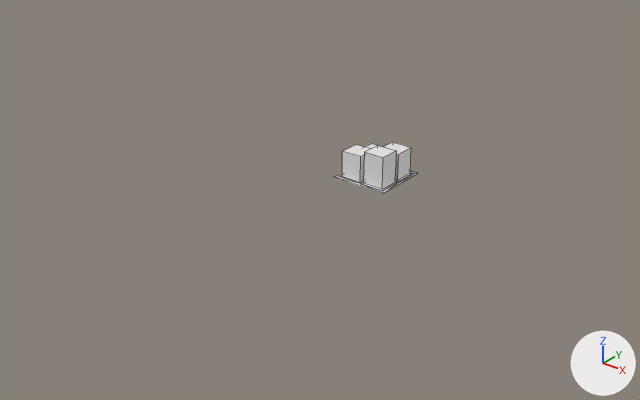
What one commit did to the Blender file Assets/Models/TempCityBlock.blend.
The view is the same before and after, from a camera (50 mm lens) standing at (76.6, -110.7, 60.4) and looking at (-8.7, -4.1, -5.7). Lighting does not change. The marker at lower right points along +X, +Y and +Z. Mesh edges are drawn as thin lines.
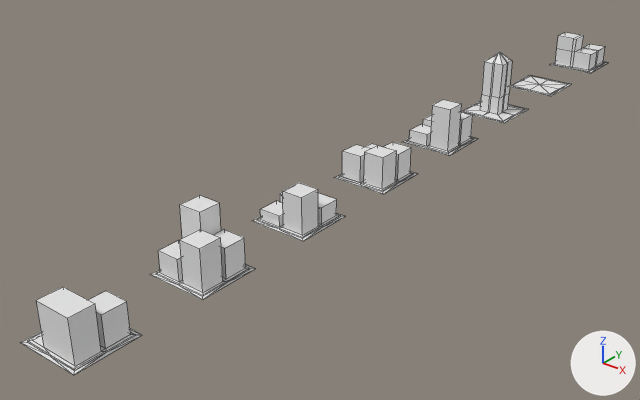
Pixel boxes [x1, y1, x2, y2] of what changed, in the pictures (640 x 400 px):
```json
{"object": "Plane.007", "change": "added", "after": [21, 287, 142, 375]}
{"object": "Plane.005", "change": "added", "after": [150, 195, 255, 300]}
{"object": "Plane.001", "change": "added", "after": [253, 183, 345, 241]}
{"object": "Plane.002", "change": "added", "after": [403, 100, 477, 156]}
{"object": "Plane.003", "change": "added", "after": [462, 52, 528, 123]}
{"object": "Plane.006", "change": "added", "after": [549, 32, 608, 73]}
{"object": "Plane.004", "change": "added", "after": [510, 75, 571, 96]}
```

Scene script edits in JSON lines:
```json
{"op": "add", "block": "me_plane_008", "code": ["me_plane_008 = bpy.data.meshes.new('Plane.008')", "me_plane_008.from_pydata(...)  # 46 vertices, 51 faces; spans x -1.0..1.0, y -1.0..1.0, z -0.04..1.29"]}
{"op": "add", "block": "me_plane_007", "code": ["me_plane_007 = bpy.data.meshes.new('Plane.007')", "me_plane_007.from_pydata(...)  # 54 vertices, 60 faces; spans x -1.0..1.0, y -1.0..1.0, z -0.04..1.3"]}
{"op": "add", "block": "me_plane_006", "code": ["me_plane_006 = bpy.data.meshes.new('Plane.006')", "me_plane_006.from_pydata(...)  # 52 vertices, 57 faces; spans x -1.0..1.0, y -1.0..1.0, z -0.04..1.69"]}
{"op": "add", "block": "me_plane_004", "code": ["me_plane_004 = bpy.data.meshes.new('Plane.004')", "me_plane_004.from_pydata(...)  # 21 vertices, 28 faces; spans x -1.0..1.0, y -1.0..1.0, z -0.04..0.0"]}
{"op": "add", "block": "me_plane_003", "code": ["me_plane_003 = bpy.data.meshes.new('Plane.003')", "me_plane_003.from_pydata(...)  # 57 vertices, 68 faces; spans x -1.0..1.0, y -1.0..1.0, z -0.04..2.36"]}
{"op": "add", "block": "me_plane_002", "code": ["me_plane_002 = bpy.data.meshes.new('Plane.002')", "me_plane_002.from_pydata(...)  # 52 vertices, 57 faces; spans x -1.0..1.0, y -1.0..1.0, z -0.04..1.56"]}
{"op": "add", "block": "me_plane_001", "code": ["me_plane_001 = bpy.data.meshes.new('Plane.001')", "me_plane_001.from_pydata(...)  # 48 vertices, 55 faces; spans x -1.0..1.0, y -1.0..1.0, z -0.04..1.2"]}
{"op": "add", "block": "ob_plane_007", "code": ["ob_plane_007 = bpy.data.objects.new('Plane.007', me_plane_008)", "ob_plane_007.location = (0.0, -60.0, 0.0)", "ob_plane_007.scale = (5.0, 5.0, 5.0)"]}
{"op": "add", "block": "ob_plane_006", "code": ["ob_plane_006 = bpy.data.objects.new('Plane.006', me_plane_007)", "ob_plane_006.location = (0.0, 80.0, 0.0)", "ob_plane_006.scale = (5.0, 5.0, 5.0)"]}
{"op": "add", "block": "ob_plane_005", "code": ["ob_plane_005 = bpy.data.objects.new('Plane.005', me_plane_006)", "ob_plane_005.location = (0.0, -40.0, 0.0)", "ob_plane_005.scale = (5.0, 5.0, 5.0)"]}
{"op": "add", "block": "ob_plane_004", "code": ["ob_plane_004 = bpy.data.objects.new('Plane.004', me_plane_004)", "ob_plane_004.location = (0.0, 60.0, 0.0)", "ob_plane_004.scale = (5.0, 5.0, 5.0)"]}
{"op": "add", "block": "ob_plane_003", "code": ["ob_plane_003 = bpy.data.objects.new('Plane.003', me_plane_003)", "ob_plane_003.location = (0.0, 40.0, 0.0)", "ob_plane_003.scale = (5.0, 5.0, 5.0)"]}
{"op": "add", "block": "ob_plane_002", "code": ["ob_plane_002 = bpy.data.objects.new('Plane.002', me_plane_002)", "ob_plane_002.location = (0.0, 20.0, 0.0)", "ob_plane_002.scale = (5.0, 5.0, 5.0)"]}
{"op": "add", "block": "ob_plane_001", "code": ["ob_plane_001 = bpy.data.objects.new('Plane.001', me_plane_001)", "ob_plane_001.location = (0.0, -20.0, 0.0)", "ob_plane_001.scale = (5.0, 5.0, 5.0)"]}
```
